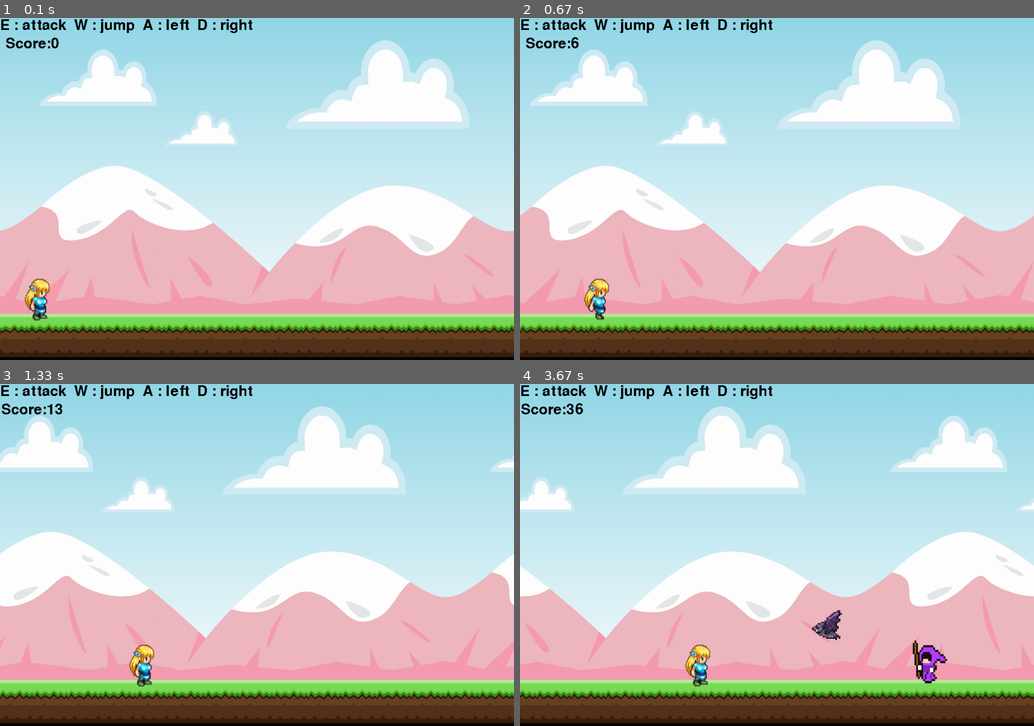
Above: before the commit, frames 1-4 (two rows, left to right).
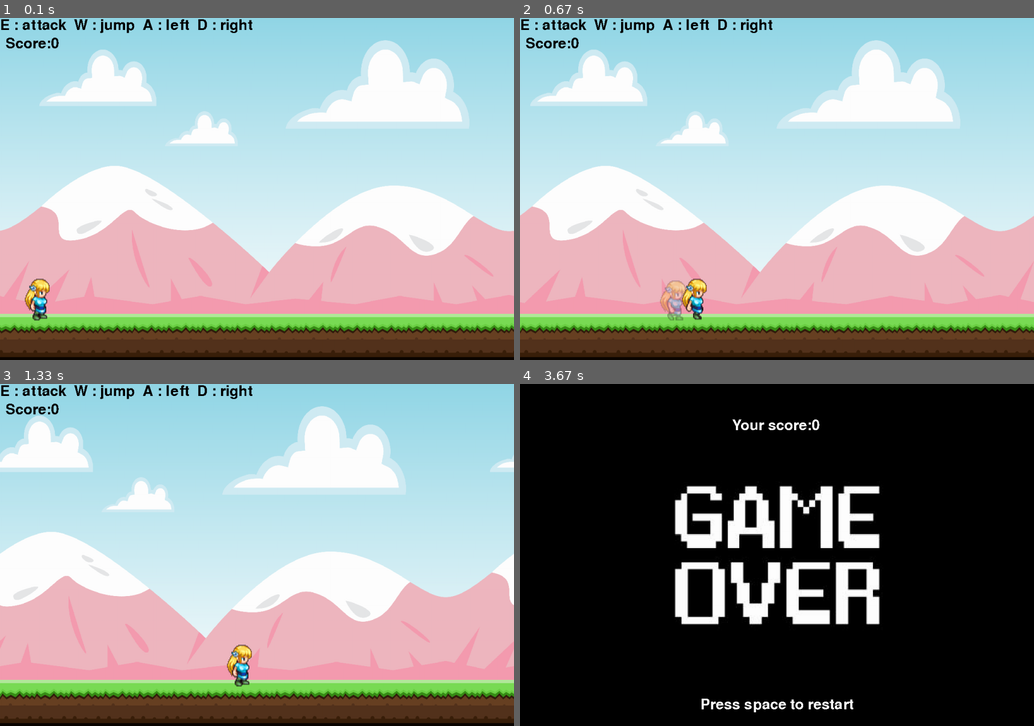
Above: after the commit, the same moments.

Repository: YOU327/-pygame
Game: pygame game, started from shit.py
Same seed, same stepped clock (60 frames per second), same inputs: the game is played once before the commit and once after it.
Inputs:
- Up to frame 1 (0.1 s): no input
- Up to frame 2 (0.67 s): hold Q from 0.33 s (still down); hold D from 0.33 s (still down)
- Up to frame 3 (1.33 s): release Q at 0.8 s; release D at 0.8 s; hold E 0.83-1.3 s; hold D 0.83-1.3 s
- Up to frame 4 (3.67 s): hold D 1.33-1.8 s; hold W 1.83-2.13 s; hold D 2.17-2.63 s; hold A 2.67-3.2 s

Frame 1 is identical in both runs. In frame 2, 1.2% of the frame differs, in the area x 10-37%, y 5-89%; in frame 3, 1.1%; in frame 4, 97%, in the area x 0-100%, y 0-100%.

Commit message:
增加遊戲性

Diff:
--- a/shit.py
+++ b/shit.py
@@ -5,11 +5,10 @@
 
 
 def display_score():
-    current_time = int(pygame.time.get_ticks() / 100)-start_time
-    text_surface = test_font.render(f'Score:{current_time}', False, "Black")
+    text_surface = test_font.render(f'Score:{score}', False, "Black")
     text_rec = text_surface.get_rect(center=(75, 60))
     screen.blit(text_surface, text_rec)
-    return current_time
+    return score
 
 
 def obstacle_movement(obstacle_list, is_update=True):
@@ -31,20 +30,29 @@
 
 
 def collisions(obstacles):
-    global dead_obstacle_list, hit_stop_frames, screen_shake_intensity, combo_count, combo_timer
+    global dead_obstacle_list, hit_stop_frames, screen_shake_intensity, combo_count, combo_timer, score, spawn_rate_ms
     if obstacles:
         for obstacle_rect in obstacles:
             hit_by_effect = False
+            if dash_timer > 0 and good_rec.colliderect(obstacle_rect):
+                hit_by_effect = True
+
             for p in punch_effects_list:
                 if obstacle_rect.collidepoint(p['x'], p['y']):
                     hit_by_effect = True
                     break
 
             if (good_rec.colliderect(obstacle_rect) and good_surface in good_attack_frames) or hit_by_effect:
-                hit_stop_frames = 4
+                hit_stop_frames = 6
                 screen_shake_intensity = 5
                 combo_count += 1
                 combo_timer = 180
+                score += 10 * combo_count
+
+                new_rate = max(300, 1000 - int(score / 200) * 100)
+                if new_rate != spawn_rate_ms:
+                    spawn_rate_ms = new_rate
+                    pygame.time.set_timer(obstacle_timer, spawn_rate_ms)
 
                 for _ in range(15):
                     color = (randint(150, 255), 0, randint(150, 255)) if randint(0,1) else (255, 255, 255)
@@ -120,6 +128,12 @@
 combo_count = 0
 combo_timer = 0
 hover_timer = 0
+facing_right = True
+dash_timer = 0
+dash_cooldown = 0
+dash_ghosts = []
+spawn_rate_ms = 1000
+platform_list = []
 window = pygame.display.set_mode((WIDTH, HEIGHT))
 screen = pygame.Surface((WIDTH, HEIGHT))
 pygame.display.set_caption("追趕跑跳碰")
@@ -205,11 +219,13 @@
 
 # timer
 obstacle_timer = pygame.USEREVENT + 1
-pygame.time.set_timer(obstacle_timer, 1000)
+pygame.time.set_timer(obstacle_timer, spawn_rate_ms)
 bad1_animation_timer = pygame.USEREVENT + 2
 pygame.time.set_timer(bad1_animation_timer, 150)
 bad2_animation_timer = pygame.USEREVENT + 3
 pygame.time.set_timer(bad2_animation_timer, 100)
+platform_timer = pygame.USEREVENT + 4
+pygame.time.set_timer(platform_timer, 3500)
 
 
 while True:
@@ -218,13 +234,15 @@
             pygame.quit()
             exit()
         if game_active:
+            if event.type == platform_timer:
+                platform_list.append(pygame.Rect(WIDTH + 50, randint(300, 550), randint(150, 300), 20))
             if event.type == obstacle_timer:
                 if randint(0, 2):
                     obstacle_rect_list.append(bad1_surface.get_rect(
-                        midbottom=(randint(1300, 1500), 700)))
+                        midbottom=(randint(WIDTH + 100, WIDTH + 300), 700)))
                 else:
                     obstacle_rect_list.append(bad2_surface.get_rect(
-                        midbottom=(randint(1300, 1500), randint(400, 600))))
+                        midbottom=(randint(WIDTH + 100, WIDTH + 300), randint(400, 600))))
             if event.type == bad1_animation_timer:
                 if bad1_frame_index < len(bad1_frames) - 1:
                     bad1_frame_index += 1
@@ -255,34 +273,82 @@
 
         screen.blit(background_surface, (bg_x, bg_y))
         screen.blit(background_surface, (bg_x + WIDTH, bg_y))
+
+        for plat in platform_list[:]:
+            if is_update:
+                plat.x -= 3
+            if plat.x < -300:
+                platform_list.remove(plat)
+            else:
+                pygame.draw.rect(screen, (139, 69, 19), plat)
+                pygame.draw.rect(screen, (160, 82, 45), plat, 3)
+
         keys = pygame.key.get_pressed()
         if is_update:
-            if keys[pygame.K_w] and good_rec.bottom >= HEIGHT - 90:
-                good_gravity = -26
-                hover_timer = 0
-            if keys[pygame.K_d]:
-                good_rec.x += 6
-                if good_rec.x > WIDTH - 5:
-                    good_rec.x = WIDTH - 5
-            if keys[pygame.K_a]:
-                good_rec.x -= 6
-                if good_rec.x < 0:
-                    good_rec.x = 0
-
-            if keys[pygame.K_e] and good_rec.bottom < HEIGHT - 90:
-                if hover_timer < 15:
-                    good_gravity = 0
-                    hover_timer += 1
+            if dash_cooldown > 0: dash_cooldown -= 1
+            if keys[pygame.K_q] and dash_cooldown == 0:
+                dash_timer = 12
+                dash_cooldown = 90
+                screen_shake_intensity = 3
+
+            on_ground = (good_rec.bottom >= HEIGHT - 90) or any((good_rec.bottom == p.top and good_rec.colliderect(p)) for p in platform_list)
+
+            if dash_timer > 0:
+                dash_timer -= 1
+                good_rec.x += 25 if facing_right else -25
+                good_gravity = 0
+                if dash_timer % 3 == 0:
+                    dash_ghosts.append({'img': good_surface, 'rect': good_rec.copy(), 'timer': 12})
+            else:
+                if keys[pygame.K_w] and on_ground:
+                    good_gravity = -26
+                    hover_timer = 0
+                if keys[pygame.K_d]:
+                    good_rec.x += 6
+                    facing_right = True
+                    if good_rec.x > WIDTH - 5: good_rec.x = WIDTH - 5
+                if keys[pygame.K_a]:
+                    good_rec.x -= 6
+                    facing_right = False
+                    if good_rec.x < 0: good_rec.x = 0
+
+                if keys[pygame.K_e] and not on_ground:
+                    if hover_timer < 15:
+                        good_gravity = 0
+                        hover_timer += 1
+                    else:
+                        good_gravity += 1
                 else:
                     good_gravity += 1
-            else:
-                good_gravity += 1
 
             good_rec.y += good_gravity
+            on_platform = False
+            if good_gravity > 0 and dash_timer == 0:
+                for plat in platform_list:
+                    if good_rec.colliderect(plat) and good_rec.bottom <= plat.top + 30:
+                        good_rec.bottom = plat.top
+                        good_gravity = 0
+                        hover_timer = 0
+                        on_platform = True
+                        break
+
+            if on_platform:
+                good_rec.x -= 3
+                if good_rec.x < 0: good_rec.x = 0
+
             if good_rec.bottom >= HEIGHT - 90:
                 good_rec.bottom = HEIGHT - 90
                 good_gravity = 0
                 hover_timer = 0
+
+        for ghost in dash_ghosts[:]:
+            if is_update: ghost['timer'] -= 1
+            if ghost['timer'] <= 0: dash_ghosts.remove(ghost)
+            else:
+                ghost_surf = ghost['img'].copy()
+                ghost_surf.set_alpha(100)
+                screen.blit(ghost_surf, ghost['rect'])
+
         screen.blit(good_surface, good_rec)
 
         for p in punch_effects_list[:]:
@@ -360,6 +426,9 @@
             good_rec.midbottom = (100, HEIGHT - 90)
             good_gravity = 0
             start_time = int(pygame.time.get_ticks() / 100)
+            score = 0
+            spawn_rate_ms = 1000
+            pygame.time.set_timer(obstacle_timer, spawn_rate_ms)
         screen.blit(game_over_surface, (0, 0))
         screen.blit(press_space_surface, press_space_rec)
         score_message = test_font.render(f'Your score:{score}', False, "White")
@@ -368,6 +437,8 @@
         dead_obstacle_list.clear()
         punch_effects_list.clear()
         particle_list.clear()
+        platform_list.clear()
+        dash_ghosts.clear()
         combo_count = 0
 
     if screen_shake_intensity > 0:
